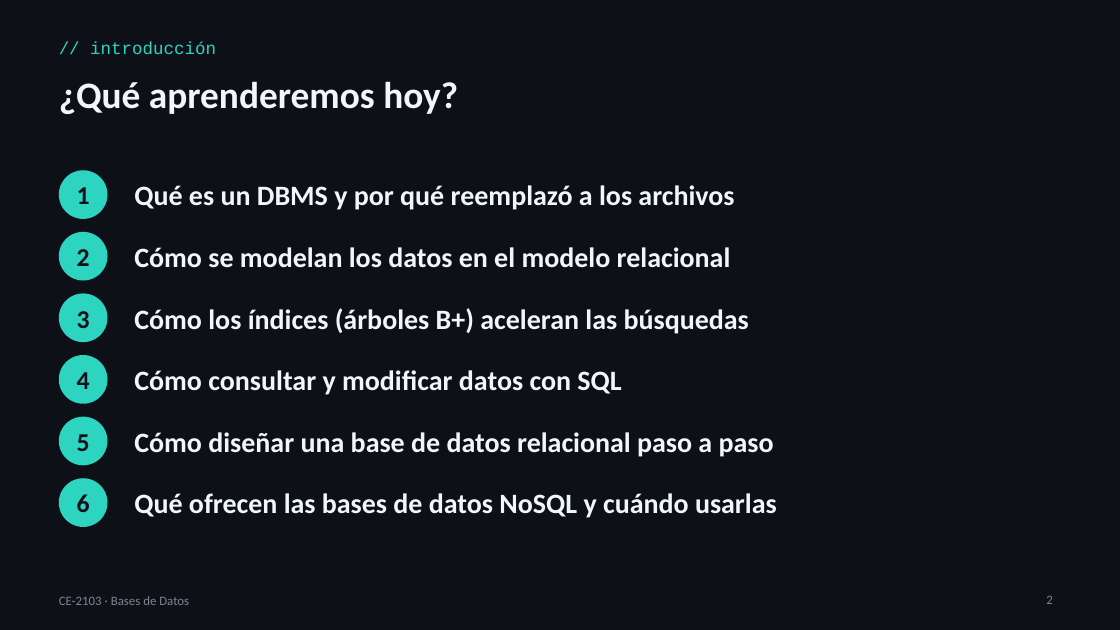
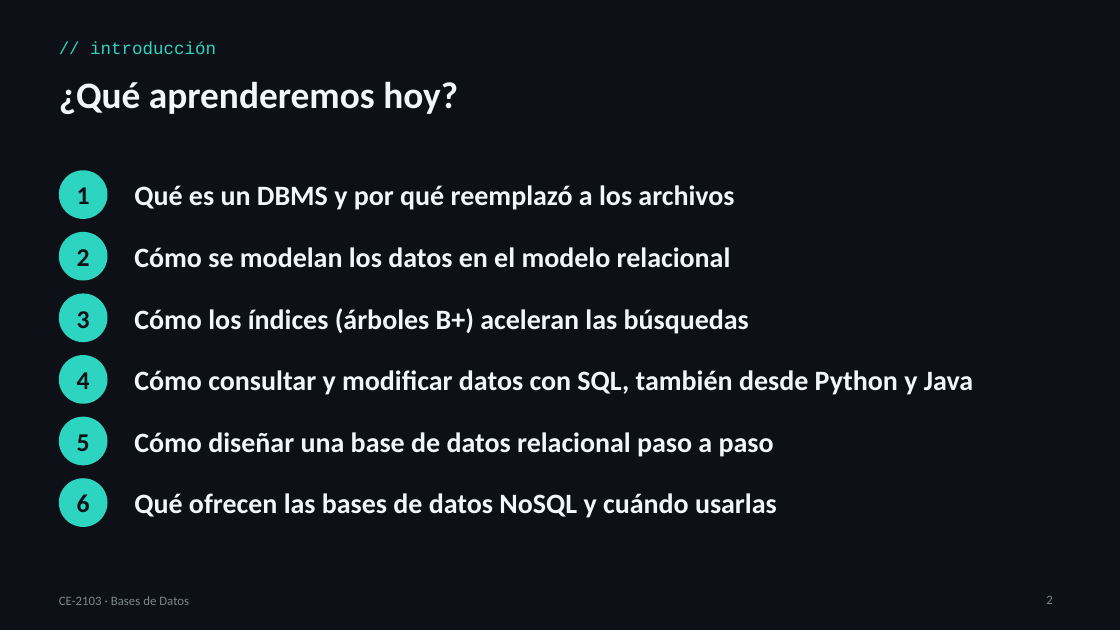
Before and after one commit to itcr-computer-engineering/data-structures-and-algorithms, a slide deck: slide 2 of presentaciones/ce-2103/Lección 08 - Bases de Datos.pptx. Drawn at 1120x630 pixels with LibreOffice and Linux fonts; fonts in the diff are those of the drawing. Boxes give left, top, right and bottom in pixels: in the first picture for what was removed or moved away, otherwise in the second. Text is boxed around its words. In the diff, an @@ line names an element or a change of style, - is before the commit and + after.

```diff
--- a/presentaciones/ce-2103/Lección 08 - Bases de Datos.pptx
+++ b/presentaciones/ce-2103/Lección 08 - Bases de Datos.pptx
@@ text at [134, 370, 973, 395]: text changed @@
-Cómo consultar y modificar datos con SQL
+Cómo consultar y modificar datos con SQL, también desde Python y Java
```
Also in this commit, not shown: 2 other slides changed, 8 slides added, 4 other files.
